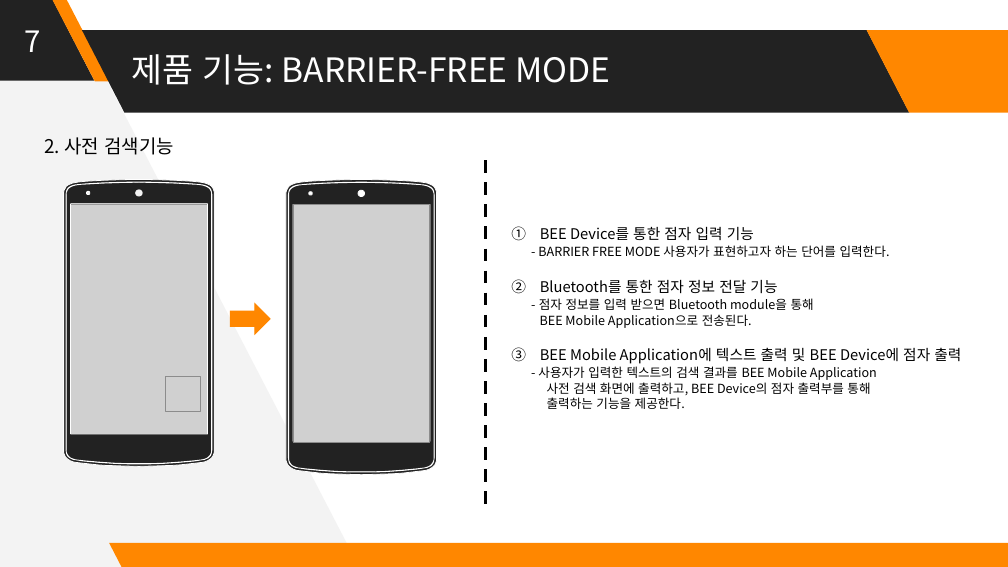
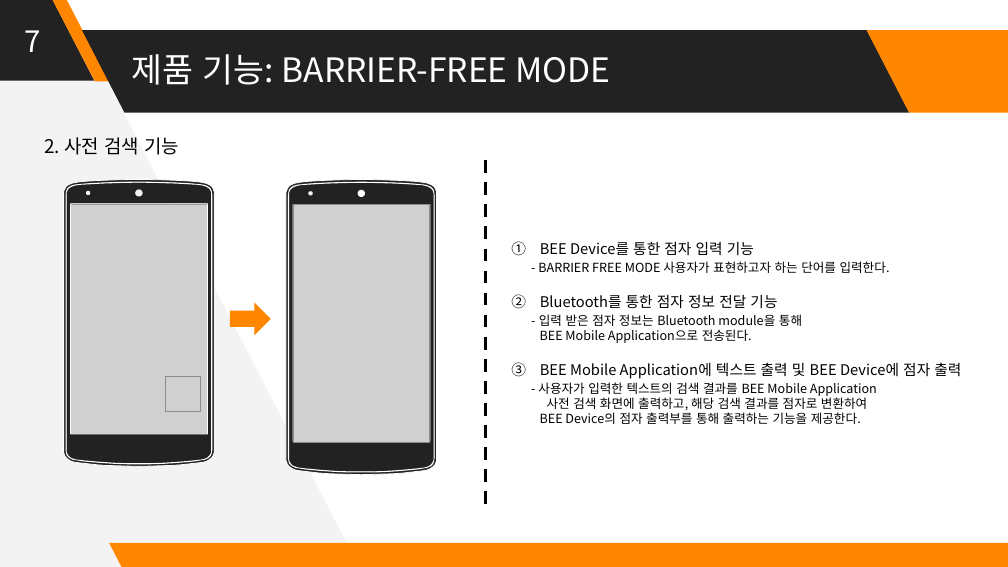
Before and after one commit to Huffon/2019_Capstone_bee, a slide deck: slide 7 of docs/8_Final Presentation Panel.pptx. Drawn at 1008x567 pixels with LibreOffice and Linux fonts; fonts in the diff are those of the drawing; grey boxes stand for pictures. Boxes give left, top, right and bottom in pixels: in the first picture for what was removed or moved away, otherwise in the second. Text is boxed around its words. In the diff, an @@ line names an element or a change of style, - is before the commit and + after.

```diff
--- a/docs/8_Final Presentation Panel.pptx
+++ b/docs/8_Final Presentation Panel.pptx
@@ text at <box>44,137,179,155</box>: spaces changed @@
-2. 사전 검색기능
+2. 사전 검색 기능
@@ text "BEE Device를 통한 점자 입력 ...": place and size @@
-text "BEE Device를 통한 점자 입력 ..." at <box>538,227,961,409</box>
+text "BEE Device를 통한 점자 입력 ..." at <box>538,242,961,424</box>
@@ text at <box>539,314,802,326</box>: text changed @@
-- 점자 정보를 입력 받으면 Bluetooth module을 통해
+- 입력 받은 점자 정보는 Bluetooth module을 통해
@@ text at <box>540,395,867,424</box>: text changed @@
-사전 검색 화면에 출력하고, BEE Device의 점자 출력부를 통해
-출력하는 기능을 제공한다.
+사전 검색 화면에 출력하고, 해당 검색 결과를 점자로 변환하여
+BEE Device의 점자 출력부를 통해 출력하는 기능을 제공한다.
```
Also in this commit, not shown: 5 other slides changed, 1 other file.
